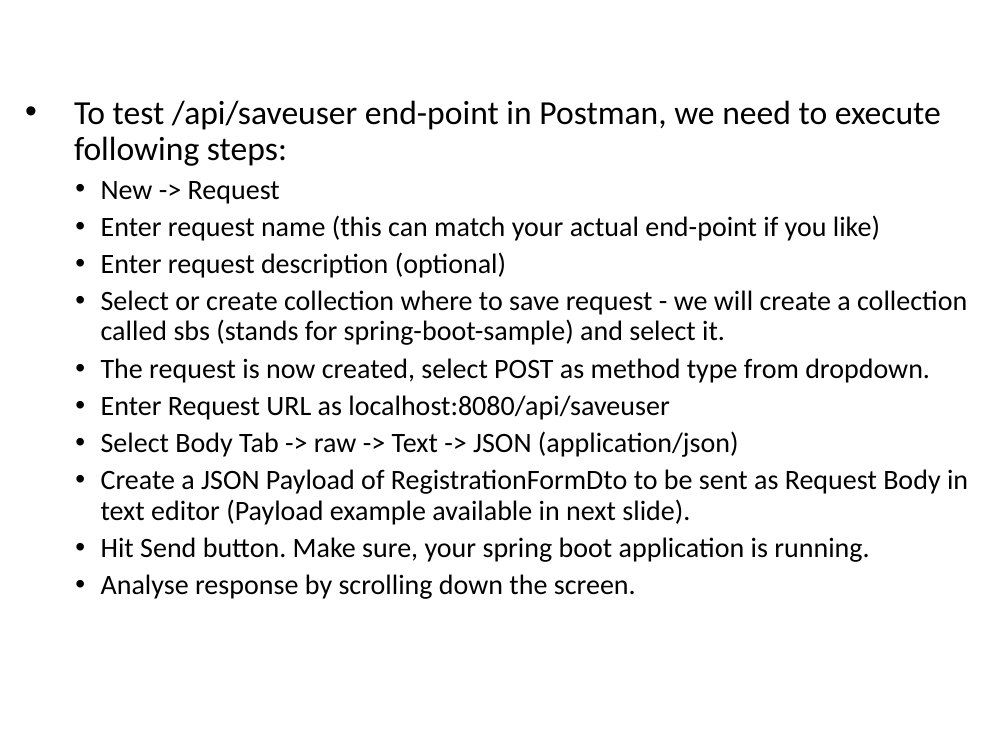
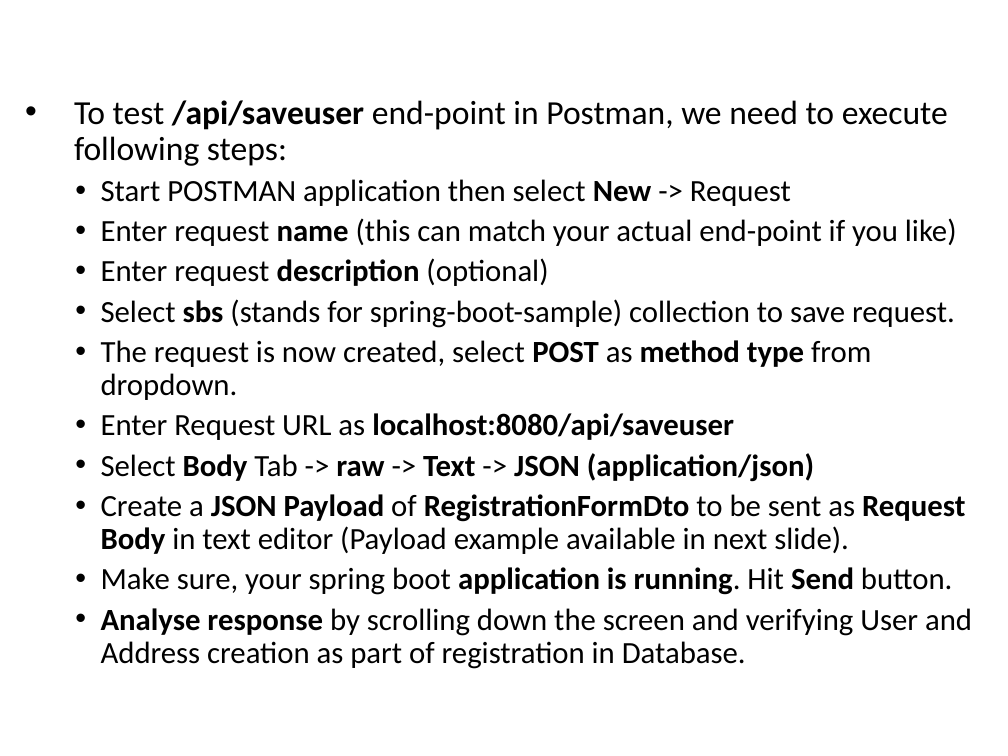
Before and after one commit to vishalrangras/spring-boot-sample, a slide deck: slide 92 of Developing with Spring Boot.pptx (slide 89 before the commit). Drawn at 1008x756 pixels with LibreOffice and Linux fonts; fonts in the diff are those of the drawing; background and template pictures are left out. Boxes give left, top, right and bottom in pixels: in the first picture for what was removed or moved away, otherwise in the second. Text is boxed around its words. In the diff, an @@ line names an element or a change of style, - is before the commit and + after.

Commit message:
Final Commit on Deck

```diff
--- a/Developing with Spring Boot.pptx
+++ b/Developing with Spring Boot.pptx
@@ text at (74, 100, 965, 554): bold on in "/api/saveuser", "name", "description", "POST method type" and 3 more places; size 20 to 22 pt in "Enter request name (this can match your ...", "Enter request description (optional)", "The request is now created, select POST ...", "Enter Request URL as localhost:8080/api/saveuser" and 2 more places @@
@@ text at (101, 179, 791, 206): text changed; size 20 to 22 pt @@
-  • New -> Request
+  • Start POSTMAN application then select New -> Request
@@ text at (101, 299, 955, 328): text changed; size 20 to 22 pt @@
-  • Select or create collection where to save request - we will create a collection called sbs (stands for spring-boot-sample) and select it.
+  • Select sbs (stands for spring-boot-sample) collection to save request.
@@ text at (101, 567, 972, 669): text changed; size 20 to 22 pt @@
-  • Hit Send button. Make sure, your spring boot application is running.
-  • Analyse response by scrolling down the screen.
+  • Make sure, your spring boot application is running. Hit Send button.
+  • Analyse response by scrolling down the screen and verifying User and Address creation as part of registration in Database.
```
Also in this commit, not shown: 15 other slides changed, 8 slides added.
